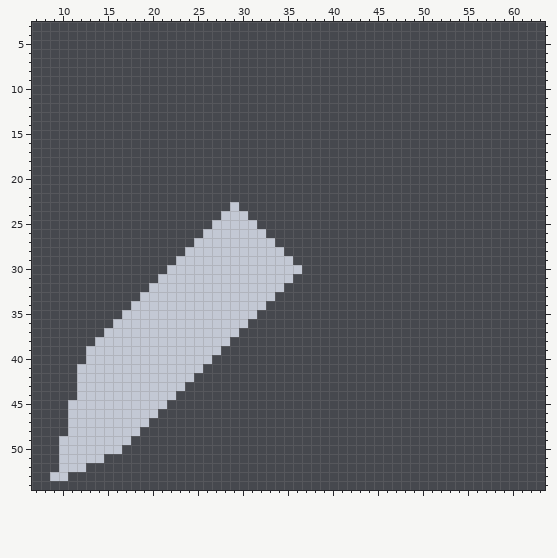
One commit to this pixel-art sprite: www/cs_knife.png. Above: the version before the commit.
The file is 64x64 pixels. Shown: x 7..63, y 3..54. The old version is drawn lined up with the new one.
After:
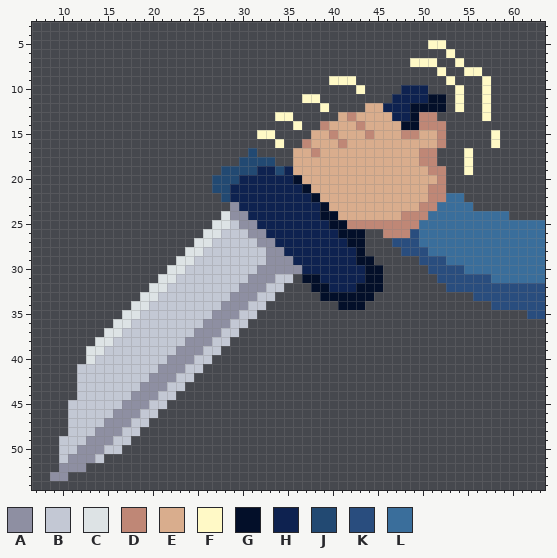
Palette (. is transparent): A #8e8fa2  B #c3c8d4  C #dde3e5  D #bf8776  E #d9ad8d  F #fff9c6  G #030f29  H #0e2250  J #224972  K #294d7e  L #3a6e9b
The edit:
whole drawing moved by -3,+9 (the old picture is shown already moved)
y 5: x 51..52 .. -> FF
y 6: x 53 . -> F
y 7: x 49..51 ... -> FFF; x 54 . -> F
y 8: x 52 . -> F; x 55..56 .. -> FF
y 9: x 40..42 ... -> FFF; x 53 . -> F; x 57 . -> F
y 10: x 43 . -> F; x 48..50 ... -> HHH; x 54 . -> F; x 57 . -> F
y 11: x 37..38 .. -> FF; x 47..52 ...... -> HHHHGG; x 54 . -> F; x 57 . -> F
y 12: x 39 . -> F; x 44..52 ......... -> EEHHHGGGG; x 54 . -> F; x 57 . -> F
y 13: x 34..35 .. -> FF; x 41..51 ........... -> EDEEEEHHGDD; x 57 . -> F
y 14: x 36 . -> F; x 39..52 .............. -> DEEEDEEEEGGDDD
y 15: x 32..33 .. -> FF; x 38..52 ............... -> EEDEEEDEEEDDEED; x 58 . -> F
y 16: x 34 . -> F; x 37..52 ................ -> DEEEDEEEEEEEEEED; x 58 . -> F
y 17: x 31 . -> J; x 36..51 ................ -> EEDEEEEEEEEEEEDD; x 55 . -> F
y 18: x 30..33 .... -> JJJJ; x 36..51 ................ -> EEEEEEEEEEEEEEDD; x 55 . -> F
y 19: x 28..52 ......................... -> JJJJHHJHEEEEEEEEEEEEEEEDD; x 55 . -> F
y 20: x 27..52 .......................... -> JJJHHHHHHGEEEEEEEEEEEEEEED
y 21: x 27..52 .......................... -> JJHHHHHHHHGEEEEEEEEEEEEEDD
y 22: x 28..54 ........................... -> JHHHHHHHHHGEEEEEEEEEEEEDDLL
y 23: x 29..55 B.......................... -> AHHHHHHHHHGEEEEEEEEEEDDLLLL
y 24: x 28..59 BBB............................. -> CAAHHHHHHHHGGEEEEEEEDDDLLLLLLLLL
y 25: x 27..28 BB -> CC; x 30..63 BB................................ -> AAHHHHHHHHGGDDDDDDDDLLLLLLLLLLLLLL
y 26: x 26..27 BB -> CC; x 31..43 BB........... -> AAHHHHHHHHGGG; x 46..63 .................. -> DDDKLLLLLLLLLLLLLL
y 27: x 25..26 BB -> CC; x 32..43 BB.......... -> AAHHHHHHHHGG; x 47..63 ................. -> KKKLLLLLLLLLLLLLL
y 28: x 24..25 BB -> CC; x 33..43 BB......... -> AAHHHHHHHHG; x 48..63 ................ -> KKKLLLLLLLLLLLLL
y 29: x 23..24 BB -> CC; x 33..44 BBB......... -> AAAHHHHHHHGG; x 50..63 .............. -> KKKLLLLLLLLLLL
y 30: x 22..23 BB -> CC; x 32..45 BBBBB......... -> AAAAAHHHHHHHGG; x 51..63 ............. -> KKKKLLLLLLLLL
y 31: x 21..22 BB -> CC; x 31..33 BBB -> AAA; x 37..45 ......... -> GGHHHHHGG; x 52..63 ............ -> KKKKKKLLLLLL
y 32: x 20..21 BB -> CC; x 30..32 BBB -> AAA; x 38..45 ........ -> GGHHHGGG; x 53..63 ........... -> KKKKKKKKKKK
y 33: x 19..20 BB -> CC; x 29..31 BBB -> AAA; x 39..44 ...... -> GGGGGG; x 56..63 ........ -> KKKKKKKK
y 34: x 18..19 BB -> CC; x 28..30 BBB -> AAA; x 41..43 ... -> GGG; x 58..63 ...... -> KKKKKK
y 35: x 17..18 BB -> CC; x 27..29 BBB -> AAA; x 62..63 .. -> KK
y 36: x 16..17 BB -> CC; x 26..28 BBB -> AAA
y 37: x 15..16 BB -> CC; x 25..27 BBB -> AAA
y 38: x 14..15 BB -> CC; x 24..26 BBB -> AAA
y 39: x 13..14 BB -> CC; x 23..25 BBB -> AAA
y 40: x 13 B -> C; x 22..24 BBB -> AAA
y 41: x 21..23 BBB -> AAA
y 42: x 20..22 BBB -> AAA
y 43: x 19..21 BBB -> AAA
y 44: x 18..20 BBB -> AAA
y 45: x 17..19 BBB -> AAA
y 46: x 16..18 BBB -> AAA
y 47: x 15..17 BBB -> AAA
y 48: x 14..16 BBB -> AAA
y 49: x 13..15 BBB -> AAA
y 50: x 12..14 BBB -> AAA
y 51: x 11..13 BBB -> AAA
y 52: x 10..12 BBB -> AAA
y 53: x 9..10 BB -> AA
Where, in picture pixels (left, top, right, bottom), the same in both pictures:
changed: (50, 40, 545, 481)
